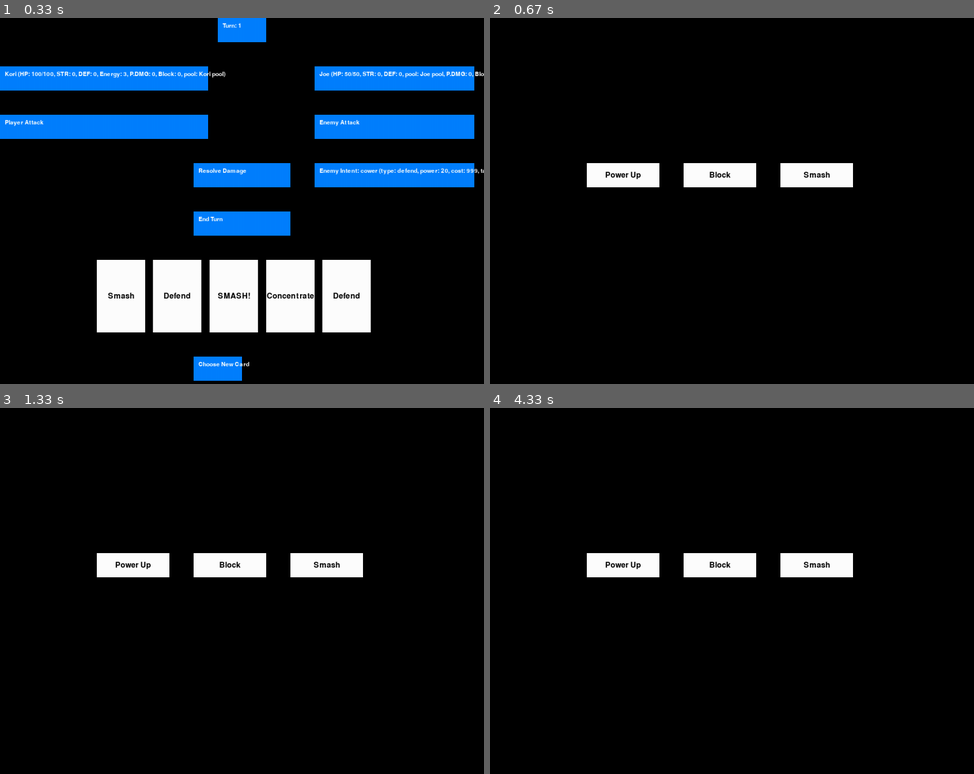
Above: before the commit, frames 1-4 (two rows, left to right).
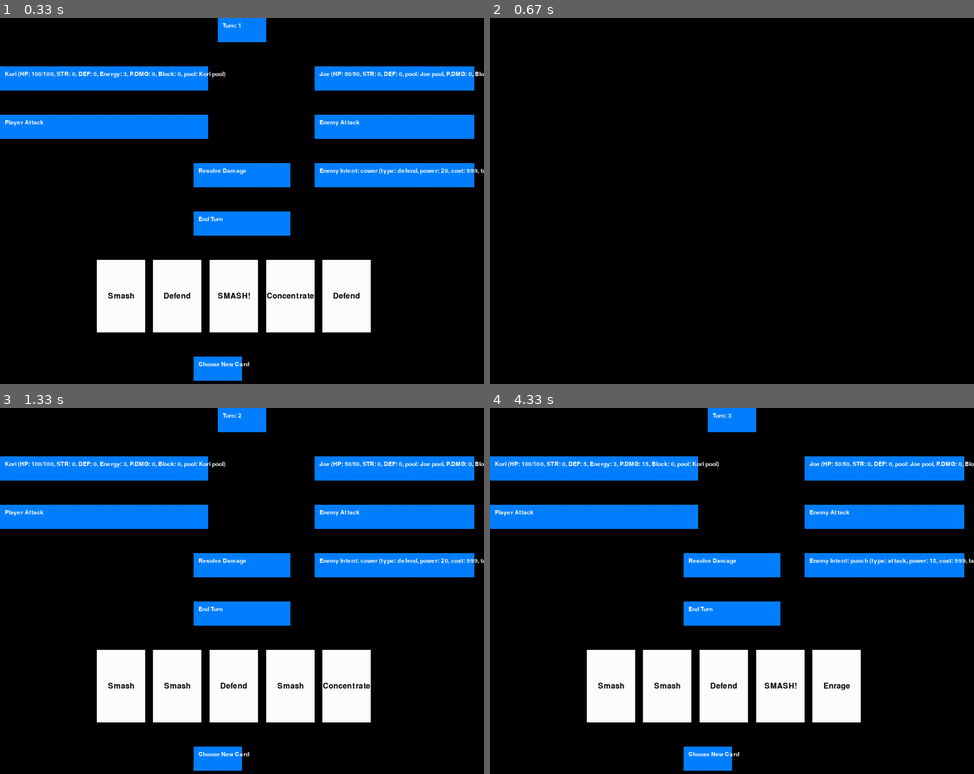
Above: after the commit, the same moments.

Repository: GiveMeToust/Smashing_Time
Game: pygame game, started from Smashing_Time.py
Same seed, same stepped clock (60 frames per second), same inputs: the game is played once before the commit and once after it.
Inputs (mouse positions are in pixels of both pictures, inside the frame that each line leads up to):
- Up to frame 1 (0.33 s): no input
- Up to frame 2 (0.67 s): click "Choose New Card" at 0.38 s
- Up to frame 3 (1.33 s): click "Power Up" at 0.72 s; click (242, 612) at 1.05 s, where only the run after the commit has a clickable "End Turn"
- Up to frame 4 (4.33 s): click (591, 517) at 1.38 s, where only the run after the commit has a clickable "Player Attack"; click (838, 686) at 1.72 s, where only the run after the commit has a clickable "Concentrate"; click (591, 517) at 2.05 s, where only the run after the commit has a clickable "Player Attack"; click "Smash" at 2.38 s; click (664, 521) at 2.72 s; click (548, 514) at 3.05 s; click (591, 517) at 3.88 s, where only the run after the commit has a clickable "Player Attack"; click "Smash" at 4.22 s

Frame 1 is identical in both runs. In frame 2, 2.9% of the frame differs, in the area x 20-75%, y 39-47%; in frame 3, 27%; in frame 4, 27%, in the area x 0-100%, y 0-100%.

Commit message:
Refactor event handling in make_choice_new_card

Diff:
--- a/Smashing_Time.py
+++ b/Smashing_Time.py
@@ -105,13 +105,22 @@
        return random.sample(self.pool, k=self.drawNum)
 
     def resolve_move(self, move):
+        global hand
+        global Enemy
 
         if self.Energy < 1:
             print("Not enough energy to play this move!")
             return
         self.Energy -= 1
 
-          # Remove the played card from hand
+        # Find the move in the hand by reference or attributes
+        for card in hand:
+            if card == move:
+                hand.remove(card)
+                break
+        else:
+            print("Error: Attempted to play a move not in hand.")
+            return
 
         if move.type == "attack":
             if Enemy.alive == False:
@@ -153,17 +162,12 @@
                 print(f"Applying 'enrage' effect! DEF before: {self.DEF}, reducing by {x}")
                 self.DEF -= x
 
-
         if Enemy.HP <= 0:
             Enemy.alive = False
         if Enemy.alive == False:
             print(f"{Enemy.name} has been defeated!")
             game.assign_new_enemy()
             game.end_turn()
-
-
-
-        hand.remove(move)
 
 
 
@@ -338,6 +342,8 @@
 
     def make_choice_new_card(self):
         global current_choices
+        global game_state
+        global event
 
         for i, card in enumerate(current_choices):
             pygame.draw.rect(screen, (255, 255, 255), (200 + i * 200, 300, 150, 50))
@@ -346,16 +352,16 @@
             text_rect = text_surface.get_rect(center=(200 + i * 200 + 75, 300 + 25))
             screen.blit(text_surface, text_rect)
 
-        for event in pygame.event.get():
-            if event.type == pygame.MOUSEBUTTONDOWN:
-                for i in range(len(current_choices)):
-                    choice_rect = pygame.Rect(200 + i * 200, 300, 150, 50)
-                    if choice_rect.collidepoint(event.pos):
-                        chosen_card = current_choices[i]
-                        Player.pool.append(chosen_card)
-                        print(f"You chose {chosen_card.name} to add to your pool!")
-                        game_state = "fight"
-                        return
+
+        if event.type == pygame.MOUSEBUTTONDOWN:
+            for i in range(len(current_choices)):
+                choice_rect = pygame.Rect(200 + i * 200, 300, 150, 50)
+                if choice_rect.collidepoint(event.pos):
+                    chosen_card = current_choices[i]
+                    Player.pool.append(chosen_card)
+                    print(f"You chose {chosen_card.name} to add to your pool!")
+                    game_state = "fight"
+                    return
 
     def start_game(self):
         None
@@ -412,8 +418,7 @@
         game.draw_button(screen, turn_count_square, f"Turn: {turn_count}")
         game.draw_button(screen, choose_new_card_square, "Choose New Card")
 
-    if game_state == "choose_new_card":
-        game.make_choice_new_card()
+
 
 
 
@@ -424,7 +429,10 @@
             pygame.quit()
             sys.exit()
 
-        if game_state == "fight":
+        if game_state == "choose_new_card":
+            game.make_choice_new_card()
+
+        elif game_state == "fight":
             if event.type == pygame.MOUSEBUTTONDOWN:
                 if player_attack_square.collidepoint(event.pos):
                     print()
